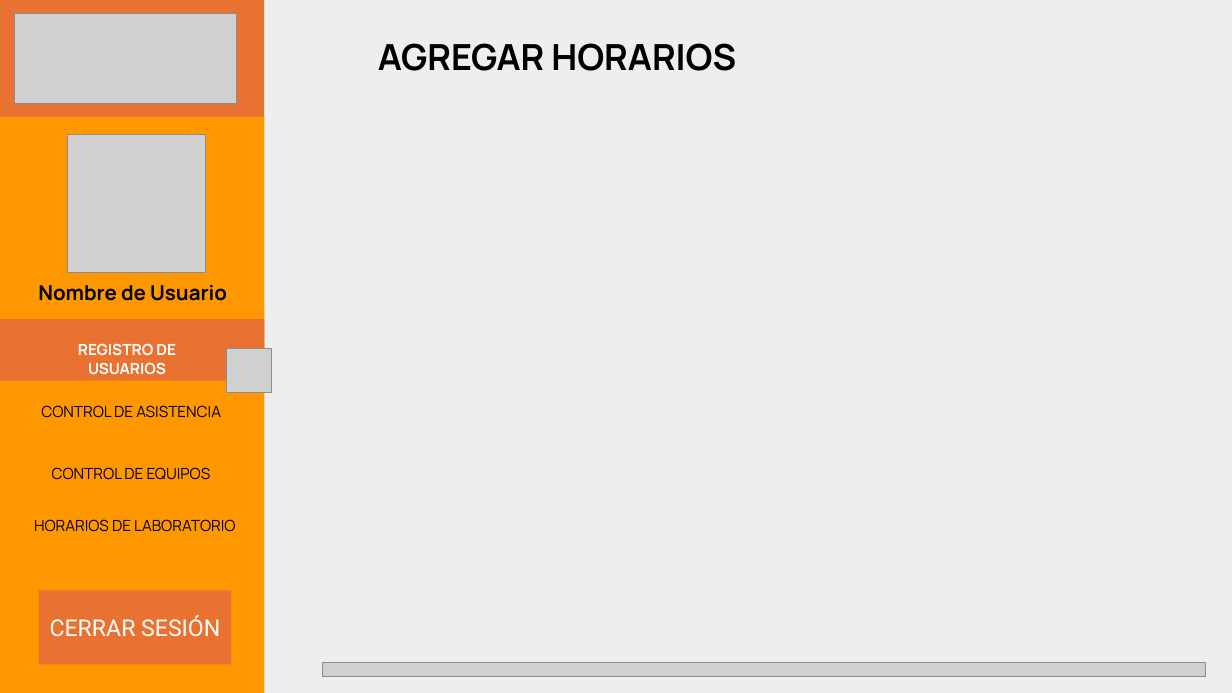
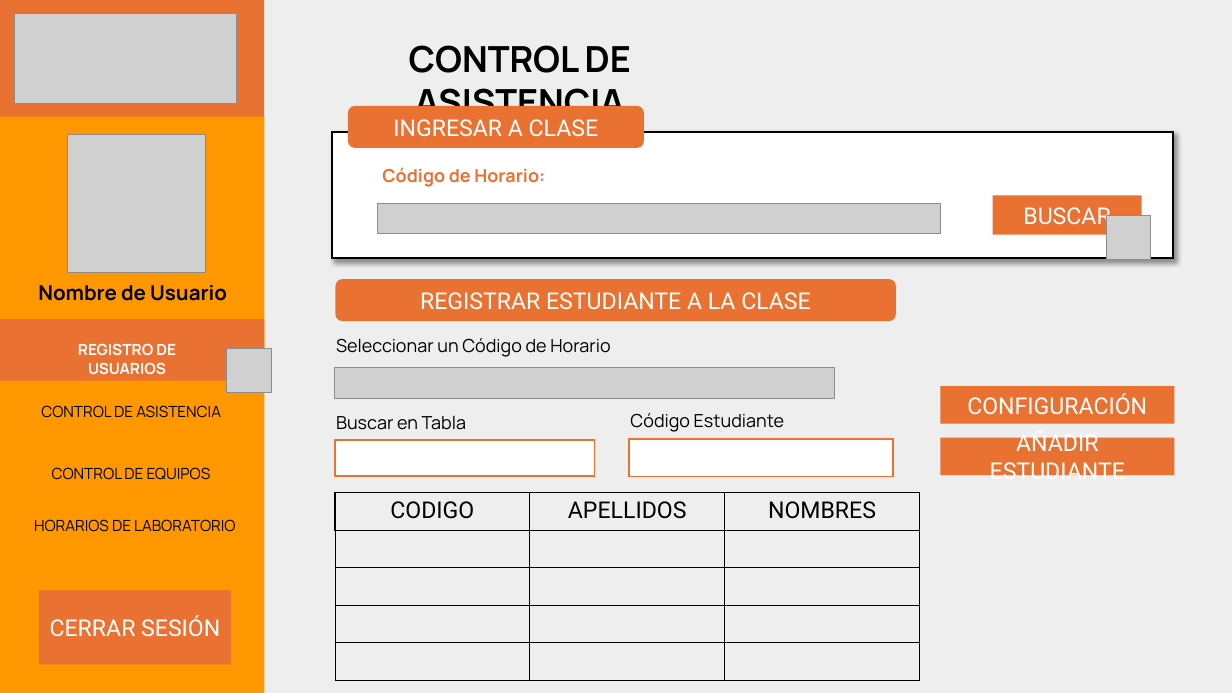
Before and after one commit to cotanol/ProyectoAsistenciaUNFV, a slide deck: slide 9 of GUIDESIGN.pptx (slide 13 before the commit). Drawn at 1232x693 pixels with LibreOffice and Linux fonts; fonts in the diff are those of the drawing; grey boxes stand for pictures. Boxes give left, top, right and bottom in pixels: in the first picture for what was removed or moved away, otherwise in the second. Text is boxed around its words. In the diff, an @@ line names an element or a change of style, - is before the commit and + after.

```diff
--- a/GUIDESIGN.pptx
+++ b/GUIDESIGN.pptx
@@ text removed at (378, 43, 736, 71) @@
-AGREGAR HORARIOS
@@ text added at (409, 45, 631, 125), 28 pt, text #000000, bold @@
+CONTROL DE ASISTENCIA
@@ rounded rectangle added at (348, 106, 644, 149), fill #E97132, 18 pt, text #FFFFFF @@
+INGRESAR A CLASE
@@ rectangle added at (332, 131, 1173, 258), fill #FFFFFF, outline #000000 1.5 pt @@
@@ text added at (382, 167, 545, 187), 14 pt, text #E97132, bold @@
+Código de Horario:
@@ picture added at (378, 203, 941, 234) @@
@@ rectangle added at (993, 196, 1141, 235), fill #E97132, 18 pt, text #FFFFFF @@
+BUSCAR
@@ picture added at (1106, 215, 1151, 260) @@
@@ rounded rectangle added at (335, 279, 897, 322), fill #E97132, 18 pt, text #FFFFFF @@
+REGISTRAR ESTUDIANTE A LA CLASE
@@ text added at (336, 338, 610, 357), 14 pt, text #000000 @@
+Seleccionar un Código de Horario
@@ picture added at (335, 368, 836, 399) @@
@@ rectangle added at (941, 386, 1175, 424), fill #E97132, 18 pt, text #FFFFFF @@
+CONFIGURACIÓN
@@ text added at (336, 415, 466, 430), 14 pt, text #000000 @@
+Buscar en Tabla
@@ text added at (630, 413, 784, 432), 14 pt, text #000000 @@
+Código Estudiante
@@ rectangle added at (335, 440, 595, 477), fill #FFFFFF, outline #E97132 1.5 pt @@
@@ rectangle added at (629, 439, 894, 477), fill #FFFFFF, outline #E97132 1.5 pt @@
@@ rectangle added at (941, 438, 1175, 476), fill #E97132, 18 pt, text #FFFFFF @@
+AÑADIR ESTUDIANTE
@@ table added at (335, 493, 921, 531), 1 rows, 3 columns @@
+CODIGO | APELLIDOS | NOMBRES
@@ table added at (335, 531, 921, 680), 4 rows, 3 columns @@
+ |  | 
+ |  | 
+ |  | 
+ |  | 
@@ picture removed at (323, 663, 1205, 677) @@
```
Also in this commit, not shown: 6 other slides changed, 13 slides added, 5 slides removed, 11 other files.
